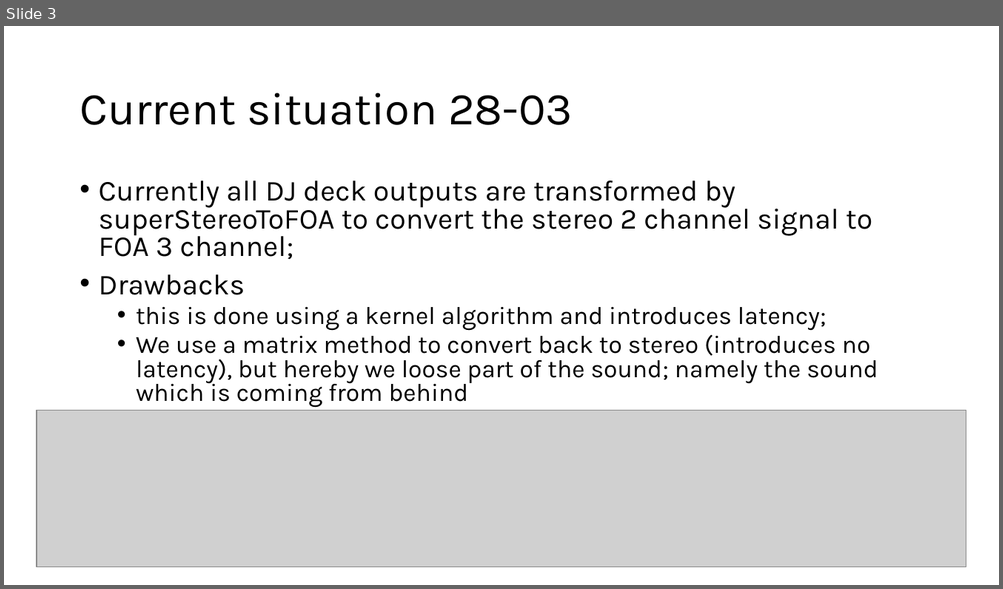
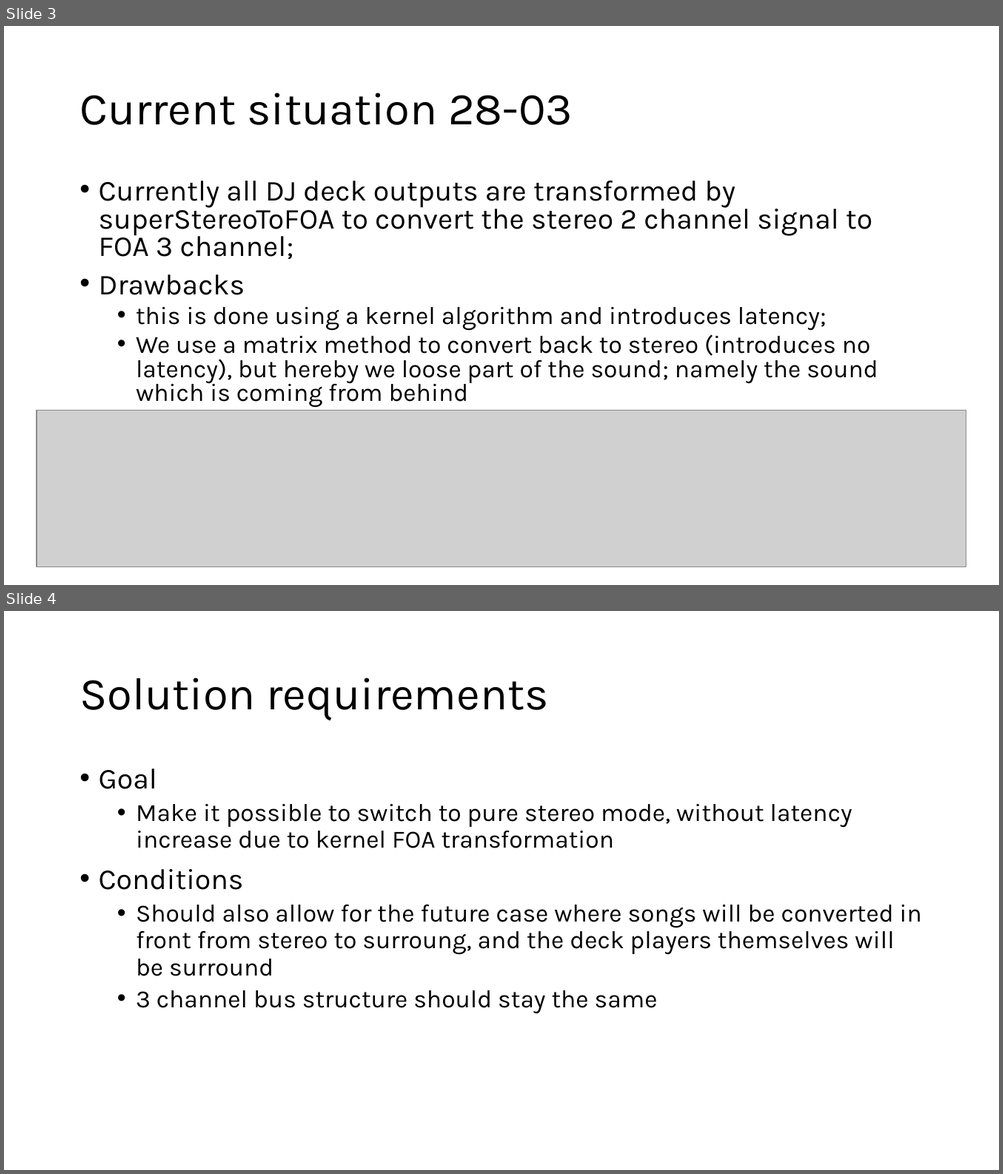
Before and after one commit to pier3100/SUDJ-peripheral, a slide deck: Design Log/Surround Sound.pptx. Shown one above the other, each under a label of ours: slide 3 before the commit, slides 3 and 4 after it. The pictures are 1003x589 and 1003x1174 pixels, drawn with LibreOffice and Linux fonts; fonts in the diff are those of the drawing; grey boxes stand for pictures. Boxes give left, top, right and bottom in pixels: in the first picture for what was removed or moved away, otherwise in the second. Text is boxed around its words. In the diff, an @@ line names an element or a change of style, - is before the commit and + after.

Commit message:
"pureStereo"

```diff
--- a/Design Log/Surround Sound.pptx
+++ b/Design Log/Surround Sound.pptx
@@ slide 4 added at <box>4,611,999,1170</box>, background #FFFFFF @@
@@ title added at <box>79,678,549,721</box>, 44 pt, text #000000 @@
+Solution requirements
@@ text added at <box>99,769,922,1014</box>, 24 pt, text #000000 @@
+• Goal
+  • Make it possible to switch to pure stereo mode, without latency increase due to kernel FOA transformation
+• Conditions
+  • Should also allow for the future case where songs will be converted in front from stereo to surroung, and the deck players themselves will be surround
+  • 3 channel bus structure should stay the same
```
Also in this commit, not shown: 3 other slides added, 7 other files.
